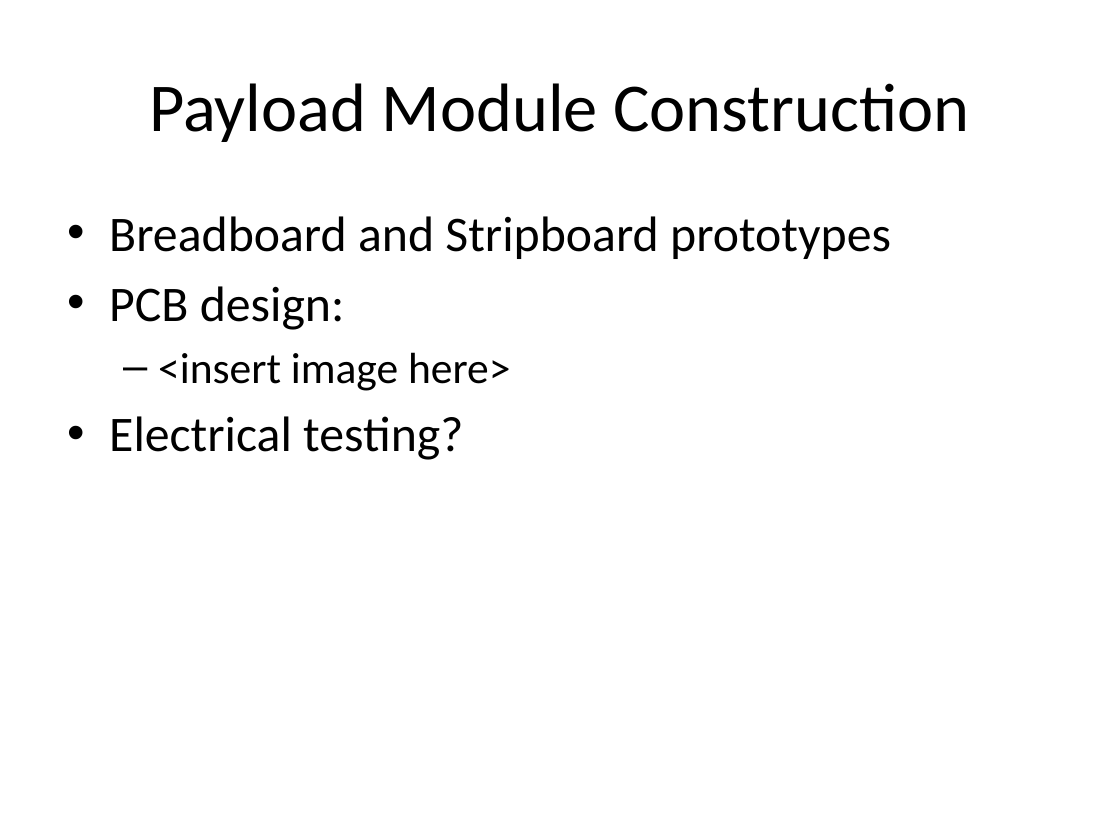
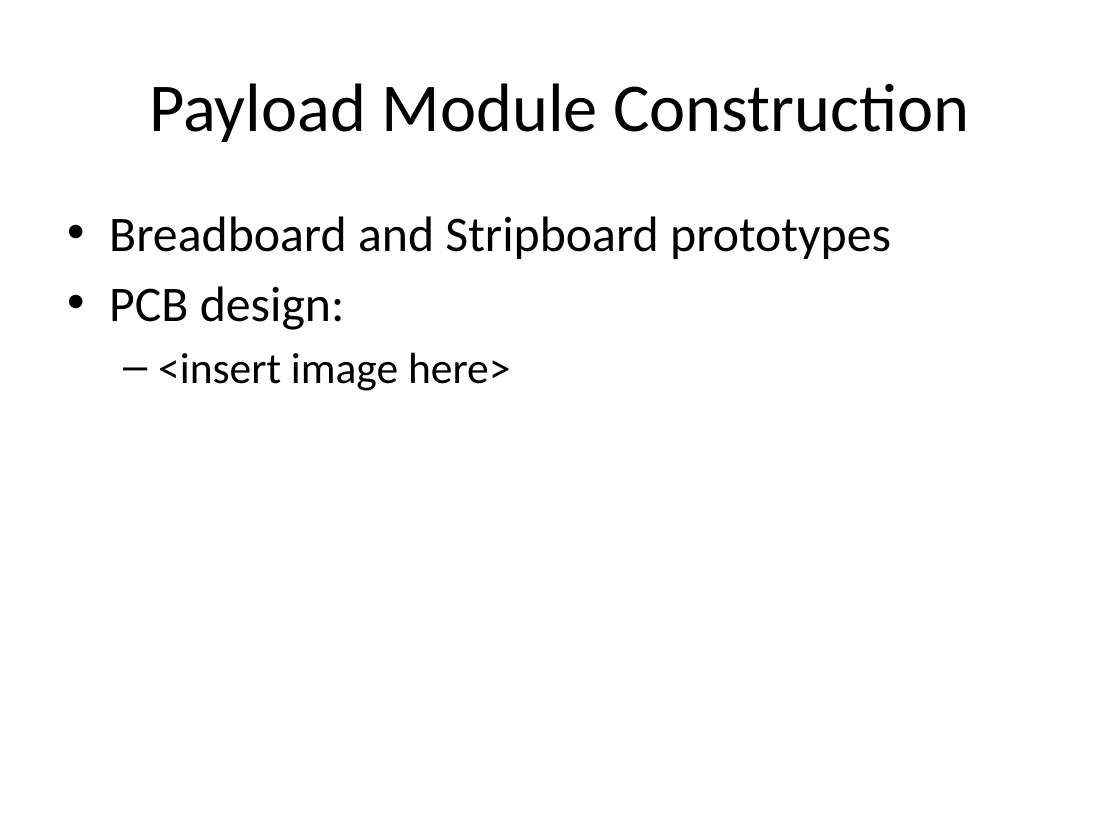
Before and after one commit to andybusse/uavcamera, a slide deck: slide 23 of documents/seminar 2/GDP Group 18 pres.pptx (slide 30 before the commit). Drawn at 1120x840 pixels with LibreOffice and Linux fonts; fonts in the diff are those of the drawing. Boxes give left, top, right and bottom in pixels: in the first picture for what was removed or moved away, otherwise in the second. Text is boxed around its words. In the diff, an @@ line names an element or a change of style, - is before the commit and + after.

```diff
--- a/documents/seminar 2/GDP Group 18 pres.pptx
+++ b/documents/seminar 2/GDP Group 18 pres.pptx
@@ text at box(109, 416, 463, 460): paragraph removed @@
-• Electrical testing?
```
Also in this commit, not shown: 16 other slides changed, 7 slides added, 4 slides removed, 2 other files.
